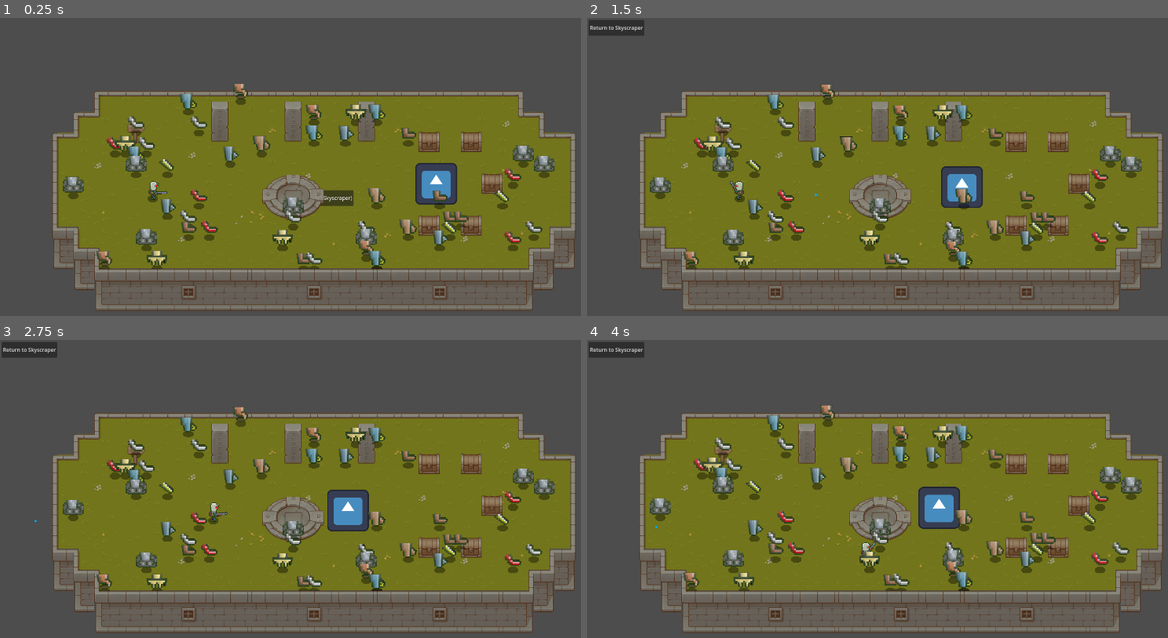
Above: before the commit, frames 1-4 (two rows, left to right).
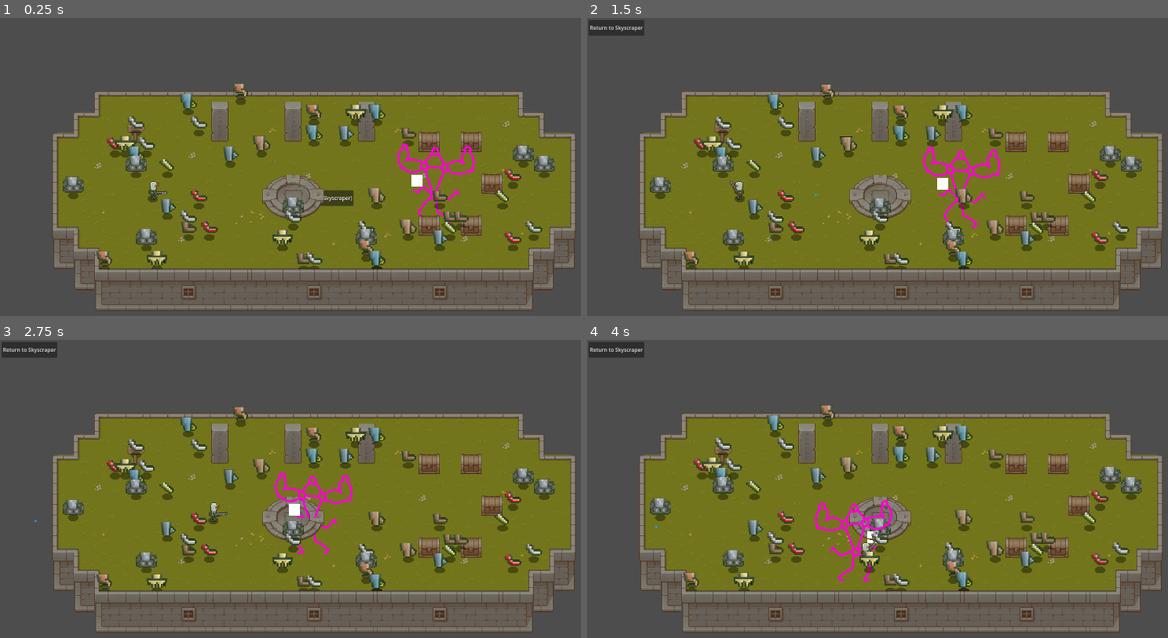
Above: after the commit, the same moments.

Repository: 100-Devs-1-Game/WildJamProject
Game: Godot game, scene res://modules/player/debug_map.tscn
The game is run twice, just before and just after one commit, with the same random seed, the same clock (stepped at 60 frames per second) and the same inputs. This scene is started directly instead of the project's main scene. The engine's default icon, where the game draws it, is replaced by a stand-in: a white triangle on a blue panel in a dark square.
Inputs (mouse positions are in pixels of both pictures, inside the frame that each line leads up to):
- Up to frame 1 (0.25 s): no input
- Up to frame 2 (1.5 s): click "Start Game (Go to Skyscraper)" at 0.5 s; click "Go To Level" at 1.25 s
- Up to frame 3 (2.75 s): tap Enter at 2 s; move the mouse to (453, 497) at 2.02 s; hold D (movement_right) from 2.03 s (still down); tap Space (interact) at 2.1 s
- Up to frame 4 (4 s): move the mouse to (772, 533) at 2.77 s; release D (movement_right) at 2.78 s; hold S (movement_down) 2.78-3.53 s; tap Space (interact) at 2.85, 3.8 s; move the mouse to (964, 438) at 3.52 s; hold D (movement_right) from 3.53 s (still down); hold Shift (movement_sprint) from 3.53 s (still down)

The runs differ from the first frame. In frame 1, 1.3% of the frame differs, in the area x 68-82%, y 42-69%; in frame 2, 1.3%; in frame 3, 1.5%; in frame 4, 1.7%, in the area x 39-65%, y 49-82%.

Commit message:
Added placeholder enemy and attack handling with animations.

Diff:
--- a/project/autoloads/collision_layers.gd
+++ b/project/autoloads/collision_layers.gd
@@ -4,3 +4,4 @@
 const LEVEL = 2
 const BULLET = 3
 const ENEMY = 4
+const PLAYERHURTBOX = 5
--- a/project/components/hurtbox.gd
+++ /dev/null
@@ -1,11 +0,0 @@
-extends Node2D
-
-
-# Called when the node enters the scene tree for the first time.
-func _ready() -> void:
-	pass # Replace with function body.
-
-
-# Called every frame. 'delta' is the elapsed time since the previous frame.
-func _process(delta: float) -> void:
-	pass
--- a/project/components/hurtbox.tscn
+++ /dev/null
@@ -1,3 +0,0 @@
-[gd_scene format=3 uid="uid://cep02fe1qkicg"]
-
-[node name="Hurtbox" type="Node2D"]
--- a/project/modules/enemies/enemy.gd
+++ b/project/modules/enemies/enemy.gd
@@ -1,4 +1,7 @@
 extends CharacterBody2D
+
+# visual settings
+@export var default_scale: float = -1.0
 
 # Wander settings
 @export var move_speed := 150.0
@@ -6,14 +9,23 @@
 @export var wander_interval := 2.5
 
 # chase settings
-@export var melee_range := 24.0
+@export var melee_range := 64.0
 @export var ranged_min_range := 300.0
 @export var ranged_max_range := 600.0
 
-@export var is_ranged := true
+# attack settings
+@export var attack_damage := 20
+@export var attack_cooldown := 1.2
+@export var attack_frame := 3
+
+var can_attack := true
+var is_attacking := false
+
+@export var is_ranged := false
 
 # Internal
 var player: Node2D = null
+var prev_pos: Vector2
 var spawn_position: Vector2
 var wander_target: Vector2
 var wander_timer := 0.0
@@ -26,10 +38,15 @@
 
 var state := State.WANDER
 
+# onready
+@onready var animated_sprite: AnimatedSprite2D = $AnimatedSprite2D
+@onready var hitbox: Area2D = $Hitbox
+
 ## --- built in methods ---
 
 func _ready():
 	spawn_position = global_position
+	prev_pos = global_position
 	pick_new_wander_target()
 
 func _physics_process(delta):
@@ -41,6 +58,15 @@
 			chase_behavior(delta)
 
 	move_and_slide()
+	update_animation()
+
+	## Update scale (don't update if velocity equals 0)
+	if velocity.x < 0:
+		animated_sprite.flip_h = true
+		hitbox.position.x = -abs(hitbox.position.x)
+	elif velocity.x > 0:
+		animated_sprite.flip_h = false
+		hitbox.position.x = abs(hitbox.position.x)
 
 func _on_detection_range_body_entered(body: Node2D) -> void:
 	# Start chasing player
@@ -55,7 +81,29 @@
 		player = null
 		state = State.WANDER
 
+func _on_animated_sprite_2d_frame_changed() -> void:
+	if animated_sprite.animation == "attack" and animated_sprite.frame == attack_frame:
+		enable_hitbox()
+	else:
+		disable_hitbox()
+
+func _on_animated_sprite_2d_animation_finished() -> void:
+	if animated_sprite.animation == "attack":
+		is_attacking = false
+		await get_tree().create_timer(attack_cooldown).timeout
+		can_attack = true
+
 ## --- public methods ---
+
+# Change animation
+func update_animation():
+	if is_attacking:
+		return
+
+	if velocity.length() > 1:
+		animated_sprite.play("walk")
+	else:
+		animated_sprite.play("idle")
 
 # Gets a random local point tow ander to
 func pick_new_wander_target():
@@ -89,12 +137,17 @@
 
 # Melee behavior
 func melee_movement(distance):
+	# Check if doing attack animation
+	if is_attacking:
+		velocity = Vector2.ZERO
+		return
+
 	# Move towards player and attack
 	if distance > melee_range:
 		move_towards(player.global_position)
 	else:
 		velocity = Vector2.ZERO
-		# TODO attack aith anim
+		try_attack()
 
 # Ranged behavior
 func ranged_movement(distance):
@@ -107,6 +160,18 @@
 		velocity = Vector2.ZERO
 		# TODO launch projectiles
 
+# Attack sequence
+func try_attack():
+	if not can_attack:
+		return
+
+	# Set flags
+	is_attacking = true
+	can_attack = false
+
+	# Play animation
+	animated_sprite.play("attack")
+
 ## --- movement methods ---
 # TODO change to use navmesh
 
@@ -115,3 +180,16 @@
 
 func move_away_from(target: Vector2):
 	velocity = (global_position - target).normalized() * move_speed
+
+## --- hitbox methods ---
+
+func _on_hitbox_area_entered(area: Area2D) -> void:
+	var hurt_player = area.get_parent()
+	if hurt_player and player.is_in_group("player"):
+		player.take_damage(attack_damage)
+
+func enable_hitbox():
+	hitbox.monitoring = true
+
+func disable_hitbox():
+	hitbox.monitoring = false
--- a/project/modules/enemies/enemy.tscn
+++ b/project/modules/enemies/enemy.tscn
@@ -1,22 +1,81 @@
-[gd_scene load_steps=5 format=3 uid="uid://833q7u8hgfk5"]
+[gd_scene load_steps=16 format=3 uid="uid://833q7u8hgfk5"]
 
 [ext_resource type="Script" uid="uid://cd82axkbb6h2v" path="res://modules/enemies/enemy.gd" id="1_b0ao0"]
-[ext_resource type="Texture2D" uid="uid://dd54mqj8v37at" path="res://icon.svg" id="1_d4agv"]
+[ext_resource type="Texture2D" uid="uid://2bspddvpnnqn" path="res://assets/placeholder_enemy/attack/PlaceholderAttack0000.png" id="2_2e5bj"]
+[ext_resource type="Texture2D" uid="uid://dlk87le4g1ikx" path="res://assets/placeholder_enemy/attack/PlaceholderAttack0001.png" id="3_vv1nm"]
+[ext_resource type="Texture2D" uid="uid://bxhvghaxj7vqb" path="res://assets/placeholder_enemy/attack/PlaceholderAttack0002.png" id="4_3mp3g"]
+[ext_resource type="Texture2D" uid="uid://uhwpyxk18cej" path="res://assets/placeholder_enemy/attack/PlaceholderAttack0003.png" id="5_x63yf"]
+[ext_resource type="Texture2D" uid="uid://efocgfpbbx66" path="res://assets/placeholder_enemy/attack/PlaceholderAttack0004.png" id="6_8a2xc"]
+[ext_resource type="Texture2D" uid="uid://cla4p5fqid1gk" path="res://assets/placeholder_enemy/attack/PlaceholderAttack0005.png" id="7_ui6af"]
+[ext_resource type="Texture2D" uid="uid://ciqlx574y3rus" path="res://assets/placeholder_enemy/walk/PlaceholderWalk0000.png" id="8_e18a2"]
+[ext_resource type="Texture2D" uid="uid://vbb4kdwtna8a" path="res://assets/placeholder_enemy/walk/PlaceholderWalk0001.png" id="9_qx3ox"]
+[ext_resource type="Texture2D" uid="uid://cpvypcfg16dmn" path="res://assets/placeholder_enemy/walk/PlaceholderWalk0002.png" id="10_hnp7r"]
 
 [sub_resource type="CircleShape2D" id="CircleShape2D_d4agv"]
 radius = 1000.0
 
 [sub_resource type="CapsuleShape2D" id="CapsuleShape2D_8l286"]
-radius = 64.0
-height = 128.0
+radius = 45.0
+height = 266.0
+
+[sub_resource type="SpriteFrames" id="SpriteFrames_vyfoj"]
+animations = [{
+"frames": [{
+"duration": 1.0,
+"texture": ExtResource("2_2e5bj")
+}, {
+"duration": 1.0,
+"texture": ExtResource("3_vv1nm")
+}, {
+"duration": 1.0,
+"texture": ExtResource("4_3mp3g")
+}, {
+"duration": 1.0,
+"texture": ExtResource("5_x63yf")
+}, {
+"duration": 1.0,
+"texture": ExtResource("6_8a2xc")
+}, {
+"duration": 1.0,
+"texture": ExtResource("7_ui6af")
+}],
+"loop": false,
+"name": &"attack",
+"speed": 10.0
+}, {
+"frames": [{
+"duration": 1.0,
+"texture": ExtResource("8_e18a2")
+}],
+"loop": true,
+"name": &"idle",
+"speed": 5.0
+}, {
+"frames": [{
+"duration": 1.0,
+"texture": ExtResource("8_e18a2")
+}, {
+"duration": 1.0,
+"texture": ExtResource("9_qx3ox")
+}, {
+"duration": 1.0,
+"texture": ExtResource("10_hnp7r")
+}],
+"loop": true,
+"name": &"walk",
+"speed": 5.0
+}]
+
+[sub_resource type="CapsuleShape2D" id="CapsuleShape2D_d4agv"]
+radius = 54.0
+height = 110.0
+
+[sub_resource type="CanvasTexture" id="CanvasTexture_2e5bj"]
 
 [node name="Enemy" type="CharacterBody2D" groups=["enemies"]]
 collision_layer = 8
 collision_mask = 0
 script = ExtResource("1_b0ao0")
-
-[node name="Sprite2D" type="Sprite2D" parent="."]
-texture = ExtResource("1_d4agv")
 
 [node name="DetectionRange" type="Area2D" parent="."]
 collision_layer = 0
@@ -27,5 +86,26 @@
 [node name="CollisionShape2D" type="CollisionShape2D" parent="."]
 shape = SubResource("CapsuleShape2D_8l286")
 
+[node name="AnimatedSprite2D" type="AnimatedSprite2D" parent="."]
+sprite_frames = SubResource("SpriteFrames_vyfoj")
+animation = &"attack"
+frame = 3
+
+[node name="Hitbox" type="Area2D" parent="."]
+position = Vector2(59, -10)
+collision_layer = 0
+collision_mask = 16
+monitoring = false
+
+[node name="CollisionShape2D" type="CollisionShape2D" parent="Hitbox"]
+shape = SubResource("CapsuleShape2D_d4agv")
+
+[node name="Sprite2D" type="Sprite2D" parent="Hitbox"]
+scale = Vector2(34.5, 36.54)
+texture = SubResource("CanvasTexture_2e5bj")
+
 [connection signal="body_entered" from="DetectionRange" to="." method="_on_detection_range_body_entered"]
 [connection signal="body_exited" from="DetectionRange" to="." method="_on_detection_range_body_exited"]
+[connection signal="animation_finished" from="AnimatedSprite2D" to="." method="_on_animated_sprite_2d_animation_finished"]
+[connection signal="frame_changed" from="AnimatedSprite2D" to="." method="_on_animated_sprite_2d_frame_changed"]
+[connection signal="area_entered" from="Hitbox" to="." method="_on_hitbox_area_entered"]
--- a/project/modules/player/player.gd
+++ b/project/modules/player/player.gd
@@ -29,6 +29,11 @@
 @onready var model_scale: float = model.scale.x
 @onready var shoulder: Node2D = %Shoulder
 
+
+# health
+@export var max_health := 100
+var health := max_health
+var invincible := false
 
 func _ready() -> void:
 	bullet_timer.start(shoot_rate)
@@ -107,3 +112,22 @@
 		player_item_inventory[item.item_id] += 1
 	else:
 		player_item_inventory[item.item_id] = 1
+# Take damage
+func take_damage(amount: int):
+	if invincible:
+		return
+
+	health -= amount
+	health = max(health, 0)
+
+	if health <= 0:
+		# TODO handle lose
+		queue_free()
+	else:
+		start_iframes()
+
+# Toggle iframes
+func start_iframes():
+	invincible = true
+	await get_tree().create_timer(0.5).timeout
+	invincible = false
Binary file added: project/assets/placeholder_enemy/attack/PlaceholderAttack0000.png
Not shown, added: project/assets/placeholder_enemy/attack/PlaceholderAttack0000.png.import
Binary file added: project/assets/placeholder_enemy/attack/PlaceholderAttack0001.png
Not shown, added: project/assets/placeholder_enemy/attack/PlaceholderAttack0001.png.import
Binary file added: project/assets/placeholder_enemy/attack/PlaceholderAttack0002.png
Not shown, added: project/assets/placeholder_enemy/attack/PlaceholderAttack0002.png.import
Binary file added: project/assets/placeholder_enemy/attack/PlaceholderAttack0003.png
Not shown, added: project/assets/placeholder_enemy/attack/PlaceholderAttack0003.png.import
Binary file added: project/assets/placeholder_enemy/attack/PlaceholderAttack0004.png
Not shown, added: project/assets/placeholder_enemy/attack/PlaceholderAttack0004.png.import
Binary file added: project/assets/placeholder_enemy/attack/PlaceholderAttack0005.png
Not shown, added: project/assets/placeholder_enemy/attack/PlaceholderAttack0005.png.import
(and 7 more such lines)
